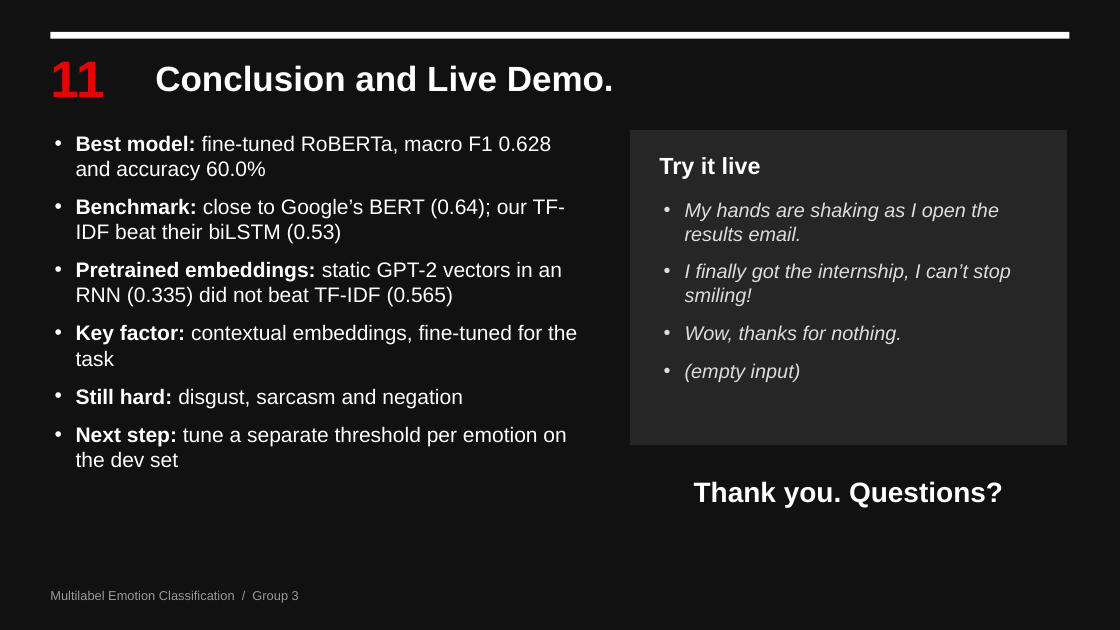
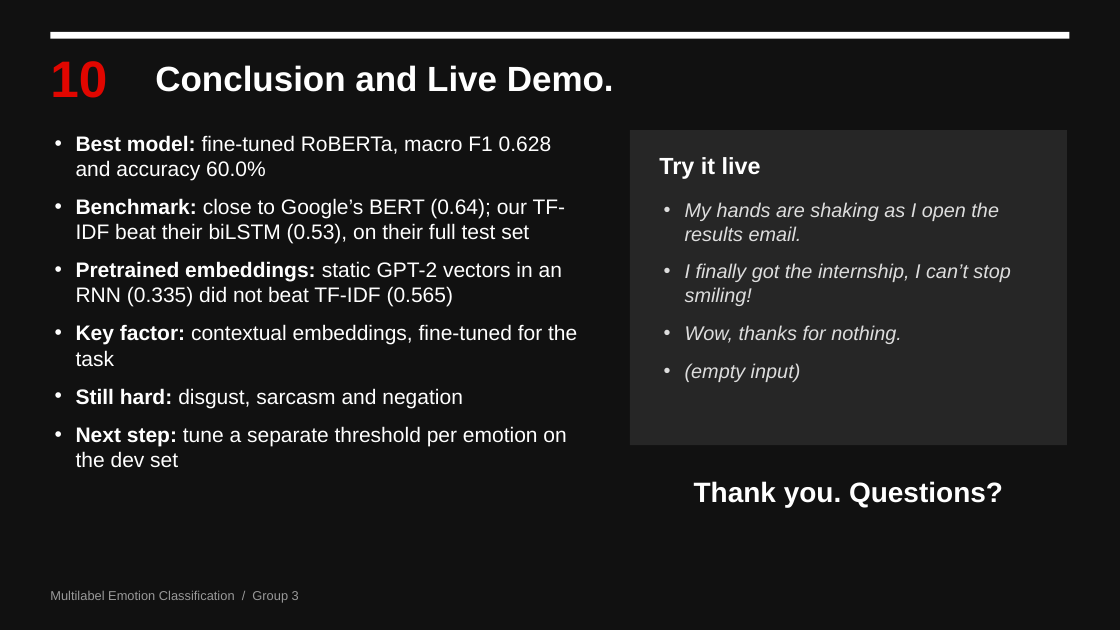
Before and after one commit to Ephab/NLP-Project, a slide deck: slide 10 of Emotion_Classification_Presentation.pptx (slide 11 before the commit). Drawn at 1120x630 pixels with LibreOffice and Linux fonts; fonts in the diff are those of the drawing. Boxes give left, top, right and bottom in pixels: in the first picture for what was removed or moved away, otherwise in the second. Text is boxed around its words. In the diff, an @@ line names an element or a change of style, - is before the commit and + after.

```diff
--- a/Emotion_Classification_Presentation.pptx
+++ b/Emotion_Classification_Presentation.pptx
@@ text at box(50, 61, 107, 98): text changed @@
-11
+10
@@ text at box(76, 198, 566, 244): text changed @@
-• Benchmark: close to Google’s BERT (0.64); our TF-IDF beat their biLSTM (0.53)
+• Benchmark: close to Google’s BERT (0.64); our TF-IDF beat their biLSTM (0.53), on their full test set
```
Also in this commit, not shown: 7 other slides changed, 1 slide removed, 2 other files.
